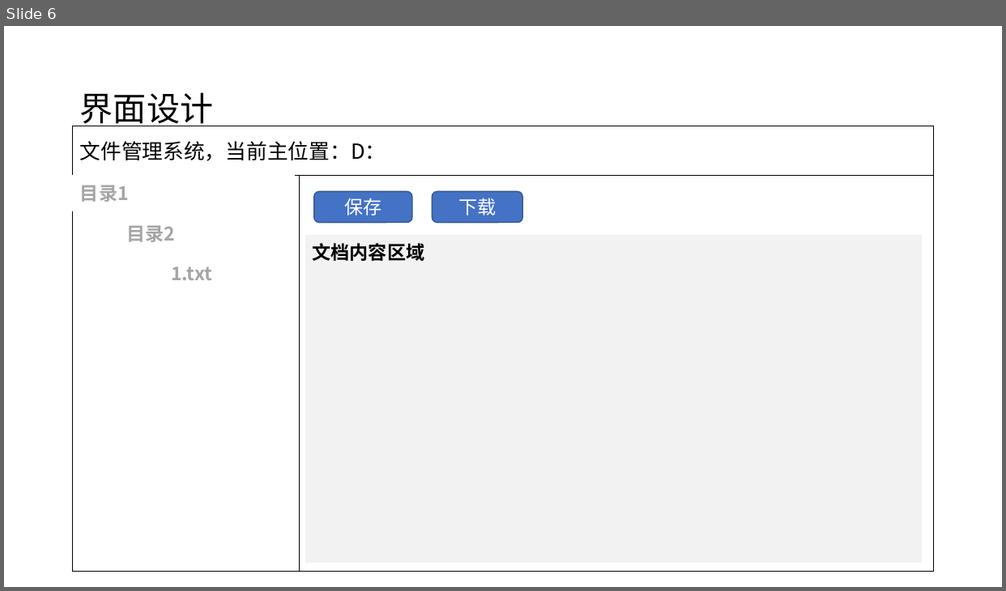
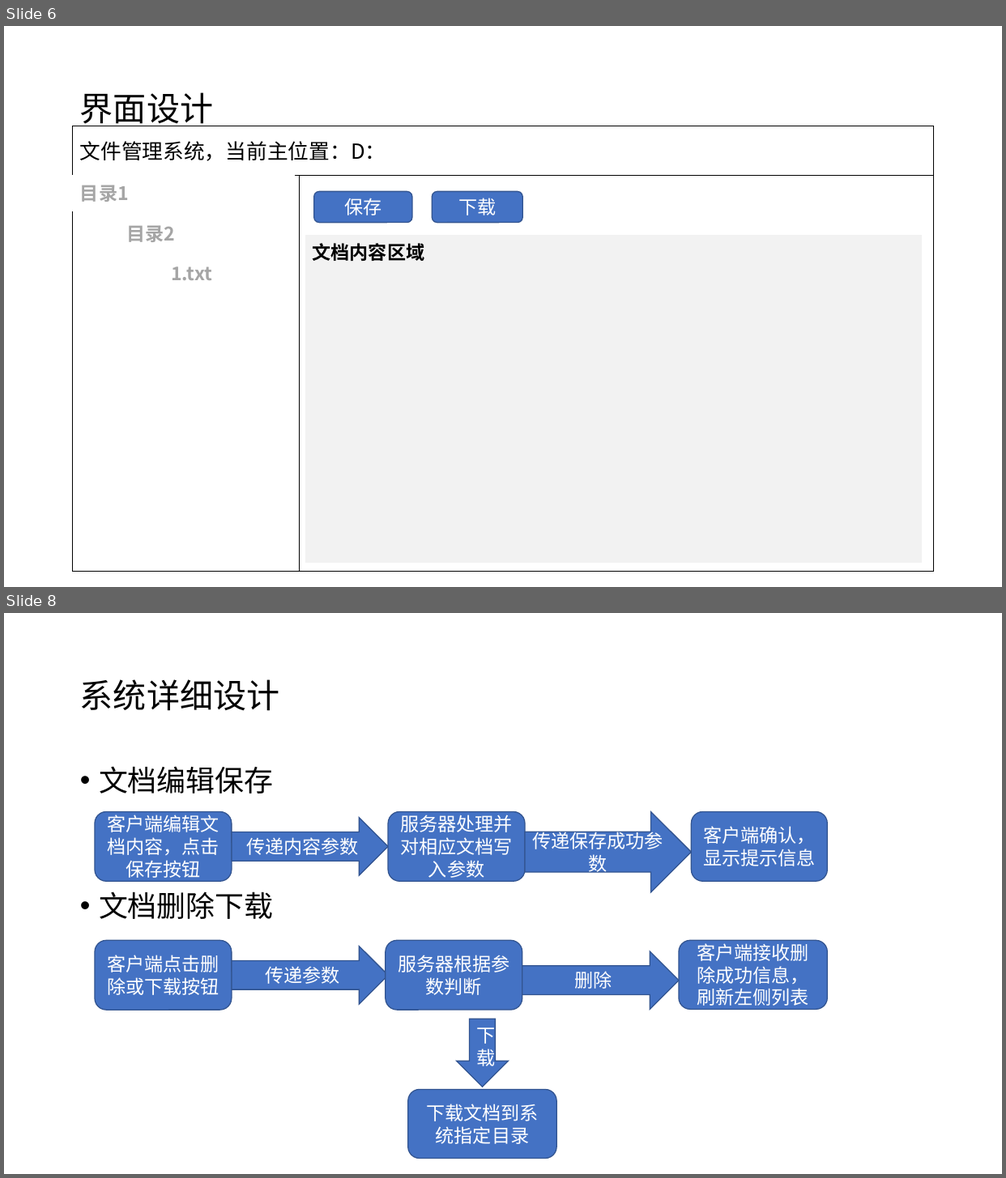
Before and after one commit to smilehr/java-socket, a slide deck: huarui.study2/file/二阶段设计文档.pptx. Shown one above the other, each under a label of ours: slide 6 before the commit, slides 6 and 8 after it; the slides between them are not shown. The pictures are 1006x591 and 1006x1178 pixels, drawn with LibreOffice and Linux fonts; fonts in the diff are those of the drawing. Boxes give left, top, right and bottom in pixels: in the first picture for what was removed or moved away, otherwise in the second. Text is boxed around its words. In the diff, an @@ line names an element or a change of style, - is before the commit and + after.

Commit message:
新增详细设计

```diff
--- a/huarui.study2/file/二阶段设计文档.pptx
+++ b/huarui.study2/file/二阶段设计文档.pptx
@@ slide 8 added at [4,613,1002,1174], background #FFFFFF @@
@@ title added at [80,679,279,711], 32 pt, text #000000 @@
+系统详细设计
@@ text added at [99,766,273,919], 28 pt, text #000000 @@
+• 文档编辑保存
+• 文档删除下载
@@ rounded rectangle added at [95,812,232,882], fill #4472C4, outline #325491 1 pt, 18 pt, text #FFFFFF @@
+客户端编辑文档内容，点击保存按钮
@@ right arrow added at [232,817,388,875], fill #4472C4, outline #325491 1 pt, 18 pt, text #FFFFFF @@
+传递内容参数
@@ rounded rectangle added at [388,812,525,882], fill #4472C4, outline #325491 1 pt, 18 pt, text #FFFFFF @@
+服务器处理并对相应文档写入参数
@@ right arrow added at [525,812,691,893], fill #4472C4, outline #325491 1 pt, 18 pt, text #FFFFFF @@
+传递保存成功参数
@@ rounded rectangle added at [691,812,828,882], fill #4472C4, outline #325491 1 pt, 18 pt, text #FFFFFF @@
+客户端确认，显示提示信息
@@ rounded rectangle added at [95,941,232,1011], fill #4472C4, outline #325491 1 pt, 18 pt, text #FFFFFF @@
+客户端点击删除或下载按钮
@@ right arrow added at [232,946,388,1003], fill #4472C4, outline #325491 1 pt, 18 pt, text #FFFFFF @@
+传递参数
@@ rounded rectangle added at [386,941,522,1011], fill #4472C4, outline #325491 1 pt, 18 pt, text #FFFFFF @@
+服务器根据参数判断
@@ right arrow added at [522,952,679,1009], fill #4472C4, outline #325491 1 pt, 18 pt, text #FFFFFF @@
+删除
@@ rounded rectangle added at [680,941,828,1010], fill #4472C4, outline #325491 1 pt, 18 pt, text #FFFFFF @@
+客户端接收删除成功信息，刷新左侧列表
@@ down arrow added at [457,1019,509,1087], fill #4472C4, outline #325491 1 pt, 18 pt, text #FFFFFF @@
+下载
@@ rounded rectangle added at [408,1090,556,1159], fill #4472C4, outline #325491 1 pt, 18 pt, text #FFFFFF @@
+下载文档到系统指定目录
```
Also in this commit, not shown: 1 other slide added.
